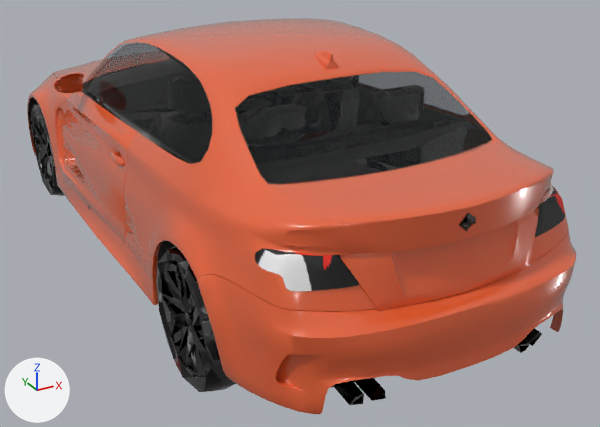
The glTF model tools/blender/carpipe/out/bmw27/bmw27.glb, before and after one commit.
One viewpoint serves both versions: a camera (50 mm lens) standing at (-7.02, -15.71, 8.14) and looking at (0.79, -1.52, 1.04). The lights are fixed; the arrows at lower left show +X, +Y and +Z. The first picture is the older version. Vertices at exactly the same position are counted once.

Objects in the first picture: 'Body', 'Glass', 'LightsRear', 'Trim', 'WheelFL', 'WheelRL' and 1 more.
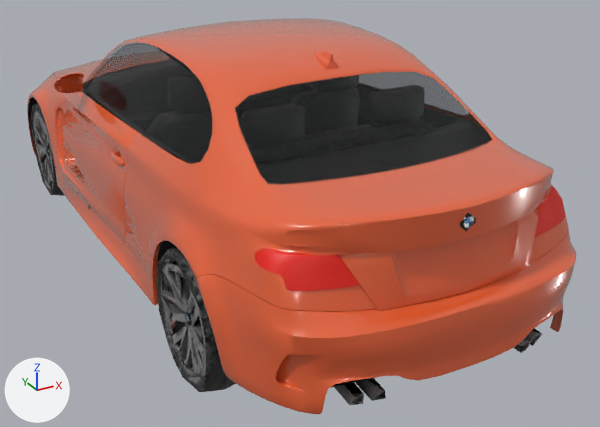
The change, as a diff of the scene's bpy script:
```diff
--- a/tools/blender/carpipe/out/bmw27/bmw27.glb.py
+++ b/tools/blender/carpipe/out/bmw27/bmw27.glb.py
@@ me_lightsrear @@
 # used by ob_lightsrear; location = (0.0, 0.0, 0.0)
-me_lightsrear.from_pydata(...)  # 300 vertices, 449 faces; spans x -2.7..2.66, y -7.48..-6.51, z 2.78..3.23
+me_lightsrear.from_pydata(...)  # 299 vertices, 448 faces; spans x -2.7..2.66, y -7.48..-6.51, z 2.78..3.23
+# me_lightsrear part 1: 438 faces spanning x -2.7..2.66, y -7.48..-6.51, z 2.78..3.23 switch from mat_lightsrear to mat_lightsfront
+# edits to the shape of me_lightsrear do not show in these pictures
@@ me_trim_001 @@
 me_trim_001.from_pydata(...)  # 1402 vertices, 2411 faces; spans x -2.74..2.7, y -7.79..7.12, z 0.71..4.84
 # used by ob_trim; location = (0.0, 0.0, 0.0)
+# me_trim_001 part 2: texture (UV) coordinates of 2411 of 2411 faces, centred in x -2.68..2.63, y -7.76..7.09, z 0.72..4.78, changed; they spanned u 0.01..0.88, v 0.01..0.99 and now span u 0.01..0.99, v 0.01..0.98
 me_trim_001.materials.append(mat_trim)
@@ me_wheelfl @@
 # used by ob_wheelfl; location = (-2.74, 4.72, 1.22)
-me_wheelfl.from_pydata(...)  # 383 vertices, 898 faces; spans x -0.42..0.43, y -1.23..1.23, z -1.24..1.24
+me_wheelfl.from_pydata(...)  # 347 vertices, 801 faces; spans x -0.42..0.43, y -1.23..1.23, z -1.24..1.24
+# me_wheelfl part 3: 525 kept faces spanning x -0.42..0.43, y -1.23..1.23, z -1.24..1.24 get new texture (UV) coordinates
+# edits to the shape of me_wheelfl do not show in these pictures
 me_wheelfl.materials.append(mat_wheelfl)
@@ me_wheelrl @@
 # used by ob_wheelrl; location = (-2.63, -4.72, 1.23)
-me_wheelrl.from_pydata(...)  # 392 vertices, 893 faces; spans x -0.54..0.54, y -1.23..1.22, z -1.23..1.23
+me_wheelrl.from_pydata(...)  # 363 vertices, 798 faces; spans x -0.54..0.54, y -1.23..1.22, z -1.23..1.23
+# me_wheelrl part 4: 567 faces spanning x -0.54..0.54, y -1.23..1.22, z -1.23..1.23 switch from mat_wheelrl to mat_wheelfl
+# edits to the shape of me_wheelrl do not show in these pictures
```

Where the change shows, as pixel boxes [x1, y1, x2, y2] in the pictures (600 x 427 px):
part 1 of me_lightsrear, recoloured: [255, 185, 565, 291] in both
part 2 of me_trim_001, surface changed: [91, 57, 542, 405] in both
part 3 of me_wheelfl, surface changed (lighter): [31, 103, 64, 196] in both
part 4 of me_wheelrl, recoloured (lighter): [156, 246, 233, 392] in both
